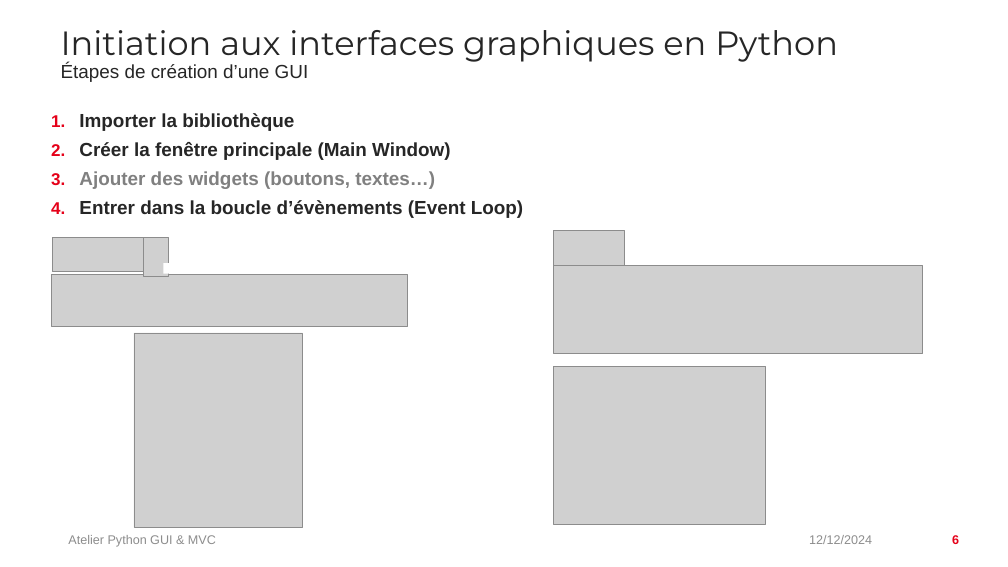
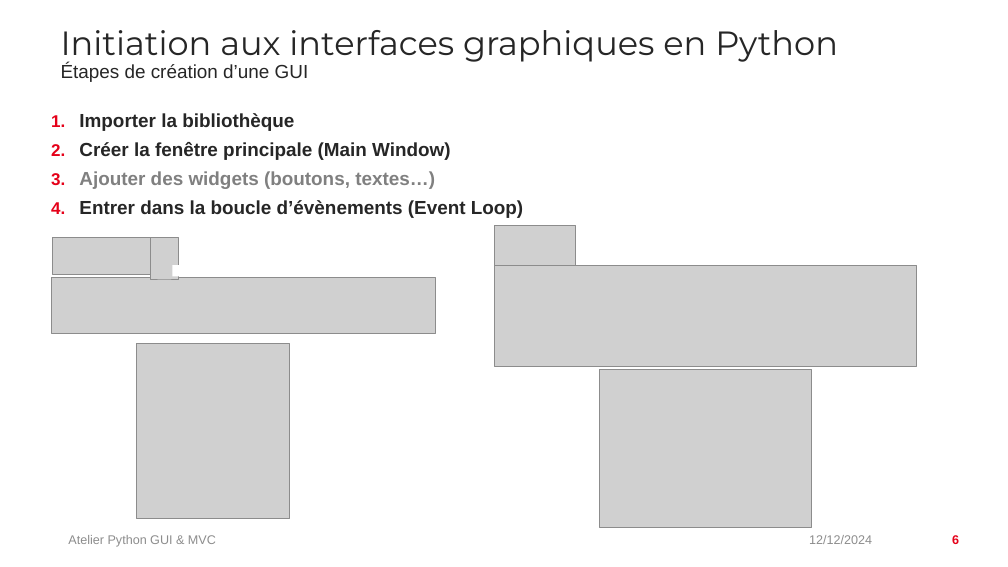
Before and after one commit to Crackvignoule/python-gui-mvc-tutorial, a slide deck: slide 6 of presentation/Atelier Python GUI & MVC.pptx. Drawn at 1008x567 pixels with LibreOffice and Linux fonts; fonts in the diff are those of the drawing; grey boxes stand for pictures; background and template pictures are left out. Boxes give left, top, right and bottom in pixels: in the first picture for what was removed or moved away, otherwise in the second. Text is boxed around its words. In the diff, an @@ line names an element or a change of style, - is before the commit and + after.

```diff
--- a/presentation/Atelier Python GUI & MVC.pptx
+++ b/presentation/Atelier Python GUI & MVC.pptx
@@ picture: place and size @@
-picture at <box>52,237,147,271</box>
+picture at <box>52,237,155,274</box>
@@ picture: place and size @@
-picture at <box>143,237,169,276</box>
+picture at <box>150,237,178,279</box>
@@ picture: place and size @@
-picture at <box>554,231,625,265</box>
+picture at <box>495,225,575,265</box>
@@ rectangle: place and size @@
-rectangle at <box>163,263,174,274</box>
+rectangle at <box>172,265,184,277</box>
@@ picture: place and size @@
-picture at <box>554,265,923,354</box>
+picture at <box>495,265,917,367</box>
@@ picture: place and size @@
-picture at <box>51,274,408,326</box>
+picture at <box>51,278,436,333</box>
@@ picture: place and size @@
-picture at <box>134,333,302,527</box>
+picture at <box>137,343,290,519</box>
@@ picture: place and size @@
-picture at <box>554,366,766,524</box>
+picture at <box>600,369,811,527</box>
```
Also in this commit, not shown: 6 other slides changed, 4 slides added, 5 other files.
